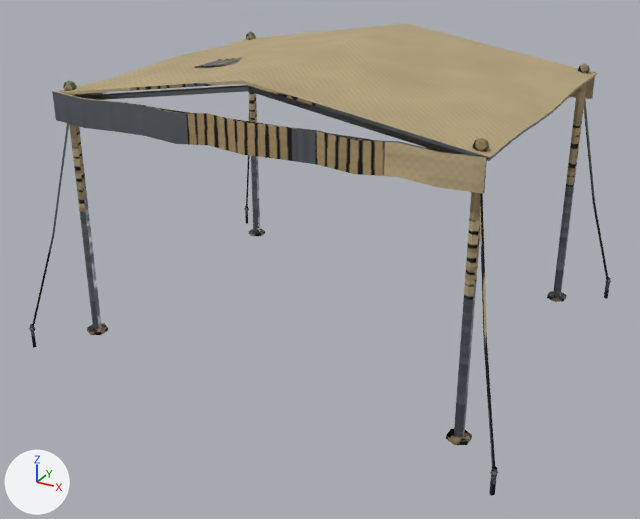
The FBX model modelos/planeta_humano/comercial/toldo_mercado/toldo_mercado.fbx as it was, and as the next commit left it.
Both versions are drawn from a 50 mm lens placed at (1.23, -2.35, 1.36), pointed at (-0.01, -0.1, 0.24). The axes (+X, +Y, +Z) are drawn at lower left. The lights are the same throughout. The picture after the commit comes second. Where no turn or scale is listed for an object, it has been applied to the vertices.

The first picture shows 'toldo_mercado'.
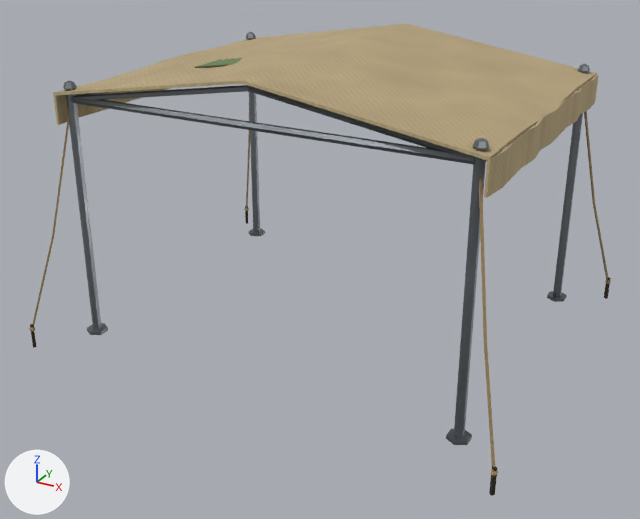
Changed parts and their boxes [x1, y1, x2, y2] in the pictures (640 x 519 px; the box of a moved part takes in the faces that stretch with it):
part 1 of me_toldo_mercado, moved or reshaped (mostly hidden before)
    before: [570, 72, 596, 99]
    after: [484, 75, 598, 198]
part 2 of me_toldo_mercado, moved or reshaped
    before: [52, 91, 487, 194]
    after: [53, 70, 170, 125]
part 3 of me_toldo_mercado, surface changed
    both: [29, 32, 611, 496]

The change, as a diff of the scene's bpy script:
```diff
--- a/modelos/planeta_humano/comercial/toldo_mercado/toldo_mercado.fbx.py
+++ b/modelos/planeta_humano/comercial/toldo_mercado/toldo_mercado.fbx.py
@@ me_toldo_mercado @@
 me_toldo_mercado.from_pydata(...)  # 1046 vertices, 1880 faces; spans x -0.76..0.76, y -0.63..0.63, z -0.03..0.89
 # used by ob_toldo_mercado; location = (0.0, 0.0, 0.0)
+# me_toldo_mercado part 1: the loose piece of 52 vertices spanning x -0.64..0.64, y 0.51..0.52, z 0.69..0.78 is multiplied about its middle by the matrix ((0.001, -0.999, -0.009), (0.791, 0.008, 0.0), (0.001, 0.0, 1.058)), then moved by (0.65, -0.52, -0.01)
+# me_toldo_mercado part 2: the loose piece of 52 vertices spanning x -0.64..0.64, y -0.52..-0.51, z 0.69..0.78 is multiplied about its middle by the matrix ((-0.001, -0.999, 0.009), (0.791, -0.008, 0.0), (0.001, 0.0, 1.058)), then moved by (-0.65, 0.52, -0.01)
+# me_toldo_mercado part 3: 1374 kept faces spanning x -0.76..0.76, y -0.63..0.63, z -0.03..0.88 get new texture (UV) coordinates
 me_toldo_mercado.materials.append(mat_toldo_mercado_atlas)
```
